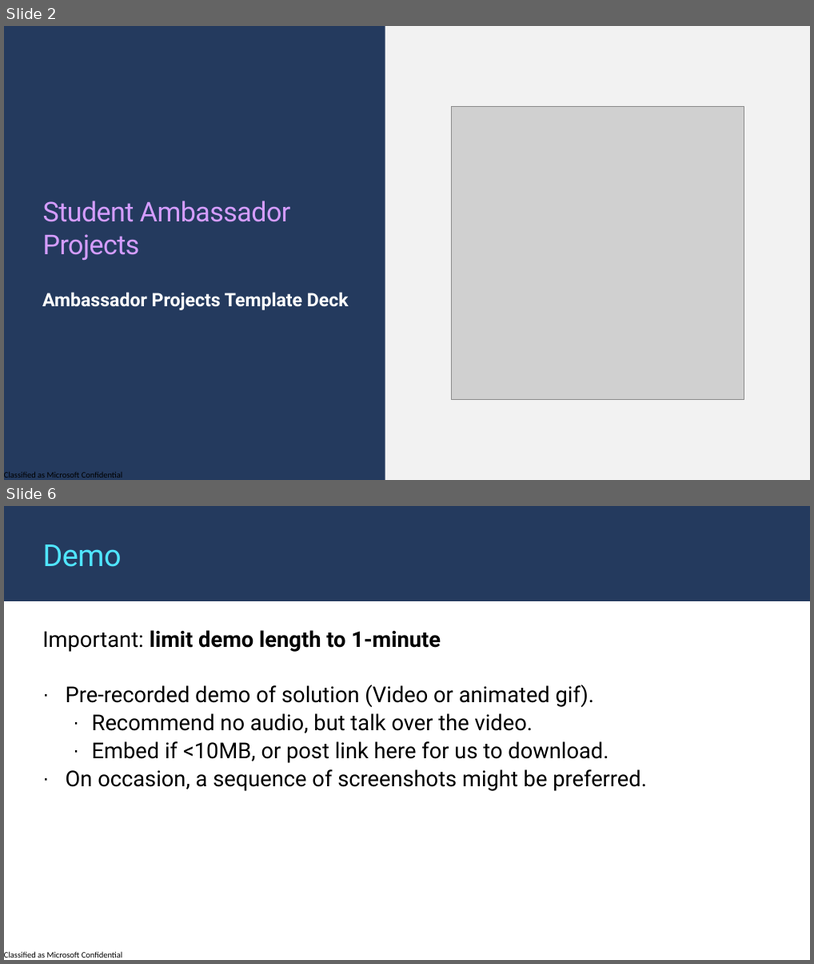
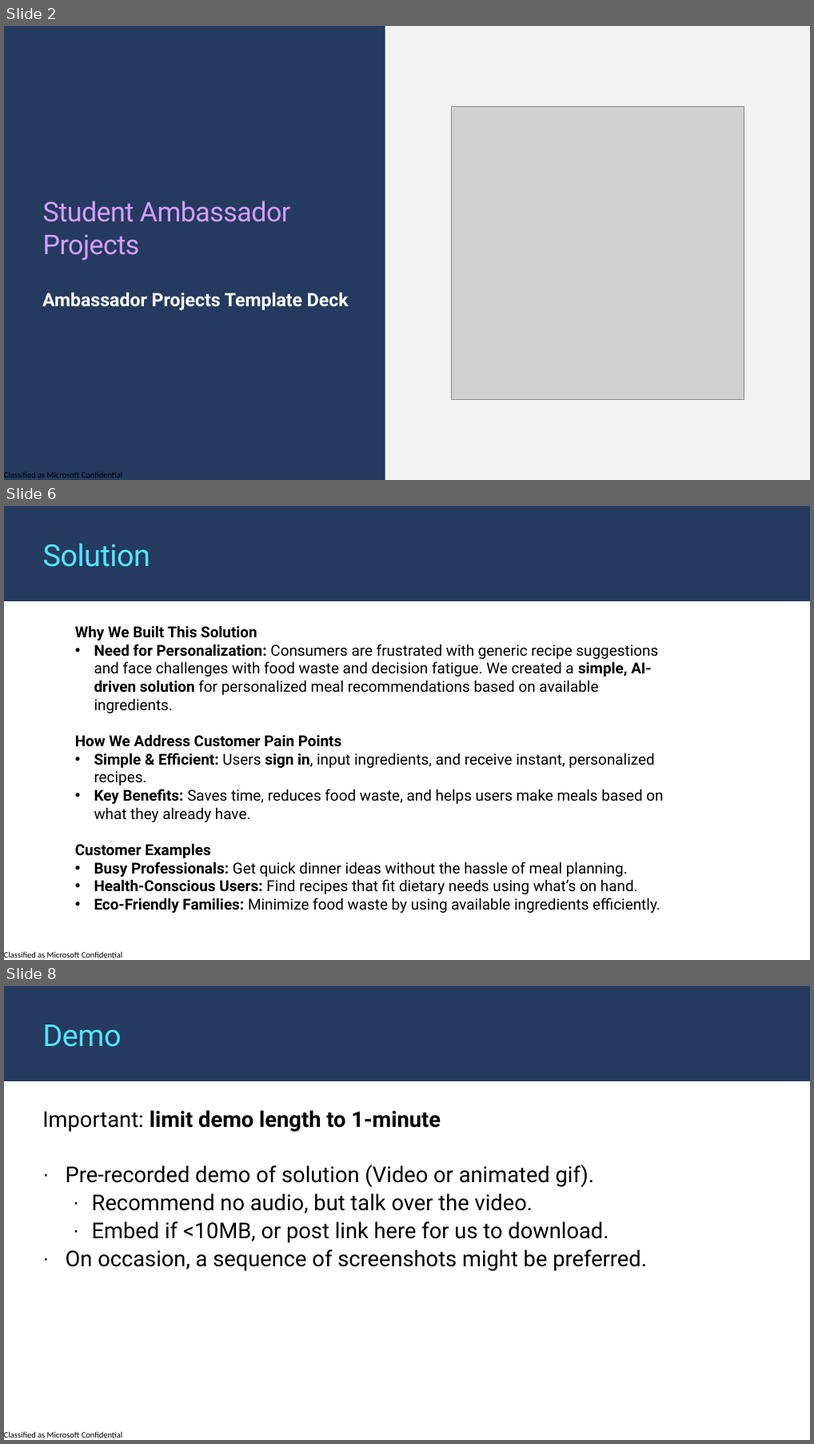
Before and after one commit to Nouran246/Personalized-Recipe-Recommender, a slide deck: Pitch Deck_Template.pptx. Shown one above the other, each under a label of ours: slides 2 and 6 before the commit, slides 2, 6 and 8 after it; the slides between them are not shown. The pictures are 814x964 and 814x1444 pixels, drawn with LibreOffice and Linux fonts; fonts in the diff are those of the drawing; grey boxes stand for pictures; background and template pictures are left out. Boxes give left, top, right and bottom in pixels: in the first picture for what was removed or moved away, otherwise in the second. Text is boxed around its words. In the diff, an @@ line names an element or a change of style, - is before the commit and + after.

```diff
--- a/Pitch Deck_Template.pptx
+++ b/Pitch Deck_Template.pptx
@@ slide 6 added at (4, 506, 810, 960), background #FFFFFF; not listed: 2 template elements that a slide beside it also shows @@
@@ text added at (43, 543, 150, 567), 36 pt, text #50E6FF @@
+Solution
@@ text added at (75, 625, 663, 912), 18 pt, text #000000 @@
+Why We Built This Solution
+• Need for Personalization: Consumers are frustrated with generic recipe suggestions and face challenges with food waste and decision fatigue. We created a simple, AI-driven solution for personalized meal recommendations based on available ingredients.
+How We Address Customer Pain Points
+• Simple & Efficient: Users sign in, input ingredients, and receive instant, personalized recipes.
+• Key Benefits: Saves time, reduces food waste, and helps users make meals based on what they already have.
+Customer Examples
+• Busy Professionals: Get quick dinner ideas without the hassle of meal planning.
+• Health-Conscious Users: Find recipes that fit dietary needs using what’s on hand.
+• Eco-Friendly Families: Minimize food waste by using available ingredients efficiently.
@@ what was slide 6 is now slide 8 @@
```
Also in this commit, not shown: 2 slides changed, 3 other slides added, 2 slides removed.
